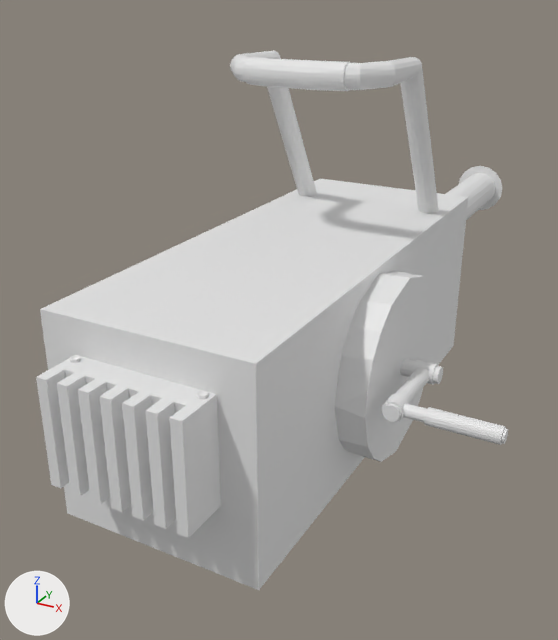
Two versions of the FBX model Assets/Kinetic.fbx, one commit apart.
Camera for both pictures: a 50 mm lens placed at (7.7, -116.5, 14.4), pointed at (-1.6, -99.6, 6.0). Every picture has the same lights, and +X, +Y and +Z are marked at lower left. The picture after the commit comes second. Where no turn or scale is listed for an object, it has been applied to the vertices. Vertices at exactly the same position are counted once.

Objects in the first picture: 'KineticBase', 'KineticCrank1', 'KineticCrank2', 'KineticCrank3', 'KineticCrankBase', 'KineticHandle' and 2 more.
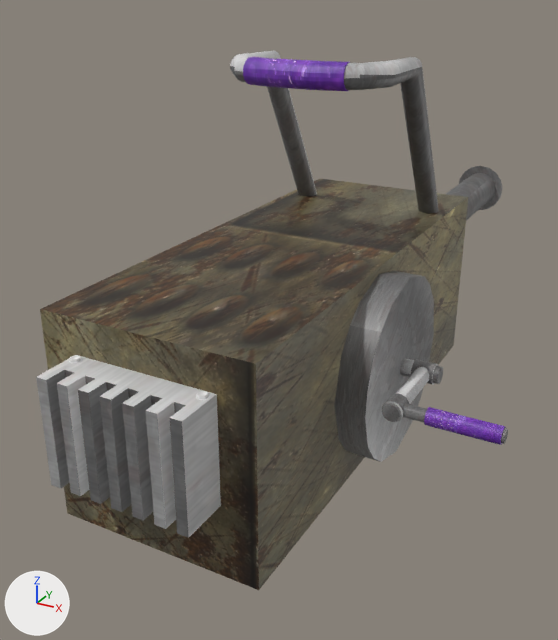
Where the change shows, as pixel boxes [x1, y1, x2, y2] in the pictures (558 x 640 px):
'KineticBase', recoloured, surface changed (darker)
    both: [36, 166, 502, 590]
'KineticCrankBase', recoloured (white to grey)
    both: [334, 271, 434, 462]
'KineticHandle', recoloured, surface changed (darker)
    both: [230, 51, 439, 213]
'KineticCrank2', recoloured (white to grey)
    both: [382, 367, 429, 422]
'KineticCrank1', recoloured (white to grey)
    both: [400, 359, 443, 385]
part 1 of me_cylinder_053, recoloured (white to grey)
    both: [403, 403, 427, 423]
part 2 of me_cylinder_053, recoloured
    both: [501, 428, 508, 444]
part 3 of me_cylinder_053, recoloured (white to purple)
    both: [424, 407, 506, 445]
part 4 of me_cylinder_055, recoloured (white to grey)
    both: [344, 57, 439, 213]
part 5 of me_cylinder_055, recoloured (white to grey)
    both: [230, 51, 317, 196]
part 6 of me_cylinder_055, recoloured (white to purple)
    both: [243, 57, 350, 91]
part 7 of me_cylinder_055, surface changed (darker)
    both: [230, 51, 439, 213]
part 8 of me_cube_009, recoloured (white to grey)
    both: [446, 166, 502, 220]
part 9 of me_cube_009, recoloured (white to grey)
    both: [36, 355, 221, 538]
part 10 of me_cube_009, recoloured (white to brown)
    both: [40, 179, 468, 590]
part 11 of me_cube_009, surface changed (darker)
    both: [36, 166, 502, 590]

The change, as a diff of the scene's bpy script:
```diff
--- a/Assets/Kinetic.fbx.py
+++ b/Assets/Kinetic.fbx.py
@@ mat_grunge @@
+mat_grunge = principled_material('grunge')
+mat_grunge.texture = img_grunge_jpg
@@ mat_porple @@
+mat_porple = principled_material('porple')
+mat_porple.texture = img_purple_jpg
@@ me_cylinder_052 @@
 me_cylinder_052.from_pydata(...)  # 98 vertices, 131 faces; spans x -0.22..0.22, y -1.81..0.18, z -0.22..0.22
+me_cylinder_052.materials.append(mat_steel)  # picture img_steel_jpg
@@ me_cylinder_054 @@
 me_cylinder_054.from_pydata(...)  # 33 vertices, 19 faces; spans x -0.32..0.32, y -2.05..2.05, z -2.05..2.05
+me_cylinder_054.materials.append(mat_steel)  # picture img_steel_jpg
@@ me_cylinder_055 @@
 me_cylinder_055.from_pydata(...)  # 225 vertices, 309 faces; spans x -0.26..3.71, y -4.32..0.26, z -1.83..2.08
+# me_cylinder_055 part 4: all 110 faces centred in x 2.89..3.71, y -4.18..0.01, z -1.83..2.07 switch from no material to mat_steel (picture img_steel_jpg)
+# me_cylinder_055 part 5: all 91 faces centred in x -0.25..0.55, y -4.17..0.01, z -1.83..2.07 switch from no material to mat_steel (picture img_steel_jpg)
+# me_cylinder_055 part 6: all 108 faces centred in x 0.58..2.88, y -4.32..-3.7, z 1.52..2.07 switch from no material to mat_porple (picture img_purple_jpg)
+# me_cylinder_055 part 7: texture (UV) coordinates of 309 of 309 faces, centred in x -0.25..3.71, y -4.32..0.01, z -1.83..2.07, changed; they spanned u 0.0..1.0, v 0.02..1.0 and now span u 0.0..1.0, v 0.0..0.82
@@ me_cube_009 @@
 me_cube_009.from_pydata(...)  # 150 vertices, 145 faces; spans x -2.2..2.2, y -6.7..17.0, z -2.2..2.2
+# me_cube_009 part 8: all 104 faces centred in x -0.8..0.8, y 6.8..17.0, z -0.7..0.7 switch from no material to mat_steel (picture img_steel_jpg)
+# me_cube_009 part 9: all 29 faces centred in x -1.5..1.5, y -6.7..-6.2, z -0.7..1.5 switch from no material to mat_steel (picture img_steel_jpg)
+# me_cube_009 part 10: all 12 faces centred in x -2.2..2.2, y -5.7..6.3, z -2.2..2.2 switch from no material to mat_grunge (picture img_grunge_jpg)
+# me_cube_009 part 11: texture (UV) coordinates of 145 of 145 faces, centred in x -2.2..2.2, y -6.7..17.0, z -2.2..2.2, changed; they spanned u 0.0..1.0, v 0.0..1.0 and now span u 0.08..1.08, v 0.25..1.25
@@ me_cylinder_050 @@
 me_cylinder_050.from_pydata(...)  # 97 vertices, 117 faces; spans x -0.184..0.638, y -0.223..0.223, z -0.223..0.223
+me_cylinder_050.materials.append(mat_steel)  # picture img_steel_jpg
@@ me_cylinder_053 @@
 me_cylinder_053.from_pydata(...)  # 97 vertices, 124 faces; spans x -0.59..1.47, y -0.17..0.17, z -0.17..0.17
+# me_cylinder_053 part 1: all 26 faces centred in x -0.59..-0.21, y -0.14..0.13, z -0.14..0.14 switch from no material to mat_steel (picture img_steel_jpg)
+# me_cylinder_053 part 2: all 22 faces centred in x 1.43..1.47, y -0.14..0.14, z -0.13..0.14 switch from no material to mat_steel (picture img_steel_jpg)
+# me_cylinder_053 part 3: all 76 faces centred in x -0.01..1.41, y -0.17..0.17, z -0.17..0.17 switch from no material to mat_porple (picture img_purple_jpg)
```
